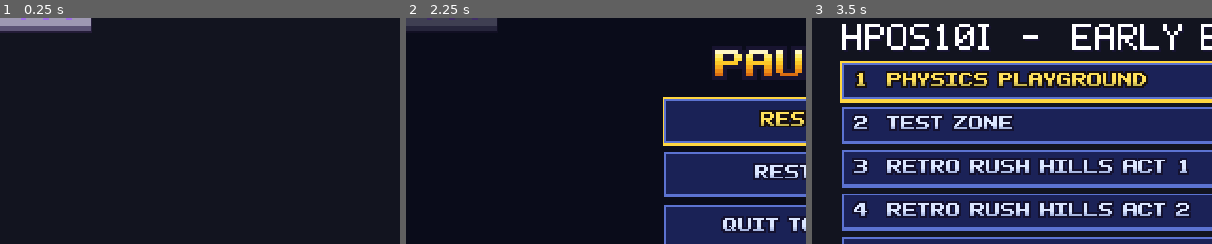
Above: before the commit, frames 1-3 (left to right).
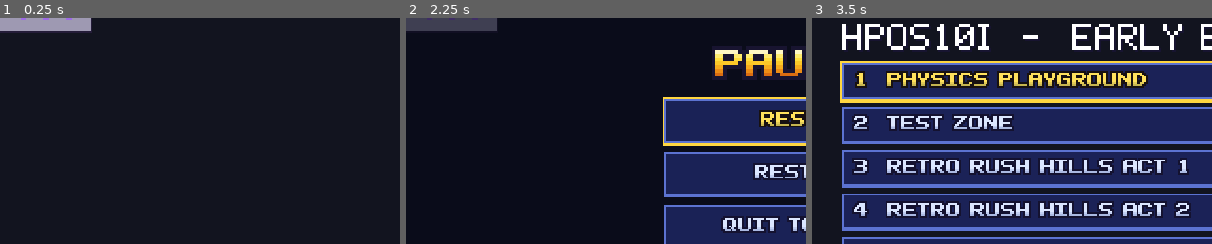
Above: after the commit, the same moments.

Repository: crrreatorrr/HPOS10I
Game: Godot game, scene res://levels/objects/z2/shifting_staircase.tscn
Same seed, same stepped clock (60 frames per second), same inputs: the game is played once before the commit and once after it. This scene is started directly instead of the project's main scene.
Inputs (mouse positions are % of the whole screen's width and height, from its top left):
- Up to frame 1 (0.25 s): no input
- Up to frame 2 (2.25 s): tap Enter (pause) at 0.5, 2 s; move the mouse to (72, 45) at 0.52 s; hold Right (move_right) 0.53-1.25 s; hold Z (jump) 0.53-1.25 s; click (72, 45) at 0.67 s; tap Space at 1.25 s; drag from (30, 55) to (45, 70) at 1.27 s; move the mouse to (60, 28) at 2.02 s; hold Right (move_right) from 2.03 s (still down); hold Z (jump) from 2.03 s (still down); tap P at 2.1 s
- Up to frame 3 (3.5 s): release Right (move_right) at 2.75 s; release Z (jump) at 2.75 s; click "RESTART" at 2.75 s
The pictures show only the part of the screen within x 0-50%, y 4-54%; the shares and areas given below are measured in that part.

The runs differ from the first frame. In frame 1, 0.5% of the frame differs, in the area x 0-23%, y 3-6%; in frame 2, 0.5%; in frame 3, nothing differs.

Commit message:
Levels: Dropper (T4) and the Wizard Academy lantern pill; pillar stairs
- dropper.gd (T4): hangs on a chain; shakes for a telegraph (sound,
  >= 0.35 s) when Sproto moves in under it, then drops; breaks on landing
  (no score) or to a jump or roll; never drops on a respawn underneath.
- lantern_pill (Zone 2 costume): purple/cream capsule in a gold cage.
- Shifting staircase: optional pillar steps (down to the first step's
  level) so nothing can get under a step; stone-course drawing.
- tests: lantern/dropper J10 checks (3 tests) and roster/ramp updates.

Co-Authored-By: Claude Opus 5.5 <noreply@anthropic.com>

Diff:
--- /dev/null
+++ b/levels/enemies/dropper.gd
@@ -0,0 +1,132 @@
+extends Enemy
+## Dropper pill robot (tier 4, docs/LEVELS.md): hangs upright from the ceiling
+## by a short chain. When Sproto moves in under it (within `trigger_width`,
+## and within `trigger_depth` below), it shakes and plays the telegraph sound
+## for at least 0.35 s, then the chain snaps and it drops straight down. It is
+## destroyed when it lands (no score), or by a jump or roll at any time.
+## Fair spawns: it never drops because Sproto (re)spawned under it. He must
+## move in from outside, and it ignores everyone for its first `arm_frames`.
+## Fall speed and telegraph scale with the local difficulty. Zone costumes
+## extend this script and draw their own look. The origin is the middle of the
+## capsule while it hangs.
+
+signal landed
+
+enum Mode { HANGING, SHAKING, FALLING }
+
+const HALF_LENGTH := 5.0
+const RADIUS := 7.0
+## Telegraph before the drop, seconds at difficulty 1.
+const TELEGRAPH := 0.5
+const DROP_MAX := 10.0
+
+@export var trigger_width := 56.0
+@export var trigger_depth := 320.0
+## Frames after it appears during which it can't be triggered.
+@export var arm_frames := 60
+## Length of the chain up to the ceiling, px (drawn only).
+@export var chain := 16.0
+
+var mode := Mode.HANGING
+var _age := 0
+var _timer := 0
+var _was_under := true
+
+
+func _enemy_physics(_delta: float) -> void:
+	queue_redraw()
+	_age += 1
+	match mode:
+		Mode.HANGING:
+			var under := _player_under()
+			if under and not _was_under and _age > arm_frames:
+				mode = Mode.SHAKING
+				_timer = telegraph_frames(TELEGRAPH)
+				play_telegraph()
+			_was_under = under
+		Mode.SHAKING:
+			_timer -= 1
+			if _timer <= 0:
+				mode = Mode.FALLING
+				fall_speed = 0.0
+		Mode.FALLING:
+			fall_speed = minf(fall_speed + GRAVITY * Difficulty.speed_mult(local_difficulty()), DROP_MAX)
+			var bottom := HALF_LENGTH + RADIUS
+			var floor_y := _floor_under(fall_speed + bottom + 1.0)
+			if floor_y != INF and floor_y - bottom <= global_position.y + fall_speed:
+				global_position.y = floor_y - bottom
+				landed.emit()
+				_break()
+				return
+			global_position.y += fall_speed
+
+
+## True when a live player is in the trigger zone below.
+func _player_under() -> bool:
+	for node in get_tree().get_nodes_in_group(&"player"):
+		var player := node as Player
+		if player == null or player.state == &"dead":
+			continue
+		var d := player.global_position - global_position
+		if absf(d.x) <= trigger_width / 2.0 and d.y > 0.0 and d.y <= trigger_depth:
+			return true
+	return false
+
+
+func _floor_under(reach: float) -> float:
+	var query := PhysicsRayQueryParameters2D.create(global_position, global_position + Vector2(0.0, reach), TERRAIN_MASK)
+	query.hit_from_inside = false
+	var hit := get_world_2d().direct_space_state.intersect_ray(query)
+	return INF if hit.is_empty() else (hit.position as Vector2).y
+
+
+## Breaks on landing: the pop without a score.
+func _break() -> void:
+	if not alive:
+		return
+	alive = false
+	Audio.play_sfx(&"enemy_pop")
+	_pop()
+	set_deferred(&"monitoring", false)
+	set_deferred(&"monitorable", false)
+	destroyed.emit()
+	hide()
+	queue_free()
+
+
+func is_telegraphing() -> bool:
+	return mode == Mode.SHAKING
+
+
+func is_falling() -> bool:
+	return mode == Mode.FALLING
+
+
+func _pop() -> void:
+	var colors := _palette()
+	LevelFx.pill_pop(get_parent(), global_position, Vector2.UP, HALF_LENGTH, RADIUS, colors[0], colors[2], PillArt.OUTLINE)
+
+
+## Body colours (PillArt palette); zone costumes override it.
+func _palette() -> Array:
+	return PillArt.BASIC
+
+
+func _shake() -> Vector2:
+	return Vector2(float(_timer % 2) * 2.0 - 1.0, 0.0) if mode == Mode.SHAKING else Vector2.ZERO
+
+
+func _draw() -> void:
+	var shake := _shake()
+	var top := -HALF_LENGTH - RADIUS
+	if mode != Mode.FALLING:
+		# The chain up to the ceiling.
+		var k := 0.0
+		while k < chain:
+			draw_rect(Rect2(Vector2(-1.5, top - k - 4.0) + shake * 0.5, Vector2(3.0, 4.0)), PillArt.OUTLINE)
+			draw_rect(Rect2(Vector2(-0.5, top - k - 3.0) + shake * 0.5, Vector2(1.0, 2.0)), PillArt.METAL)
+			k += 4.0
+	draw_set_transform(shake, -PI * 0.5, Vector2.ONE)
+	PillArt.draw_capsule(self, HALF_LENGTH, RADIUS, 1, _palette())
+	draw_set_transform(Vector2.ZERO)
+	PillArt.draw_visor(self, shake + Vector2(0.0, 2.0), 8.0, 2, false, mode == Mode.SHAKING and (_timer / 3) % 2 == 0)
--- /dev/null
+++ b/levels/enemies/dropper.tscn
@@ -0,0 +1,15 @@
+[gd_scene load_steps=3 format=3]
+
+[ext_resource type="Script" path="res://levels/enemies/dropper.gd" id="1_enemy"]
+
+[sub_resource type="RectangleShape2D" id="RectangleShape2D_hurtbox"]
+size = Vector2(16, 24)
+
+[node name="Dropper" type="Area2D"]
+collision_layer = 32
+collision_mask = 16
+script = ExtResource("1_enemy")
+tier = 4
+
+[node name="Hurtbox" type="CollisionShape2D" parent="."]
+shape = SubResource("RectangleShape2D_hurtbox")
--- /dev/null
+++ b/levels/enemies/z2/lantern_pill.gd
@@ -0,0 +1,28 @@
+extends "res://levels/enemies/dropper.gd"
+## Lantern pill (Wizard Academy, tier 4): the Dropper behaviour (hangs from
+## the ceiling, shakes when Sproto moves in under it, then drops) in the zone
+## costume: a purple and cream capsule in a little gold lantern cage that
+## glows warmer while it shakes.
+
+const ART := preload("res://levels/enemies/z2/spellbook_art.gd")
+const GLOW := Color(1.0, 0.78, 0.36, 0.35)
+
+
+func _palette() -> Array:
+	return PillArt.WIZARD
+
+
+func _draw() -> void:
+	var shake := _shake()
+	var glow_r := 13.0 + (2.0 if mode == Mode.SHAKING else 0.0)
+	draw_circle(shake, glow_r, GLOW)
+	super()
+	# The cage: a cap, a base and four bars, in gold.
+	var top := -HALF_LENGTH - RADIUS - 3.0
+	var bottom := HALF_LENGTH + RADIUS + 2.0
+	draw_rect(Rect2(shake + Vector2(-8.0, top - 1.0), Vector2(16.0, 3.0)), PillArt.OUTLINE)
+	draw_rect(Rect2(shake + Vector2(-7.0, top), Vector2(14.0, 1.0)), ART.GOLD)
+	draw_rect(Rect2(shake + Vector2(-8.0, bottom - 1.0), Vector2(16.0, 3.0)), PillArt.OUTLINE)
+	draw_rect(Rect2(shake + Vector2(-7.0, bottom), Vector2(14.0, 1.0)), ART.GOLD)
+	for x in [-9.0, 8.0]:
+		draw_line(shake + Vector2(x + 0.5, top + 1.0), shake + Vector2(x + 0.5, bottom), ART.GOLD, 1.0)
--- /dev/null
+++ b/levels/enemies/z2/lantern_pill.tscn
@@ -0,0 +1,15 @@
+[gd_scene load_steps=3 format=3]
+
+[ext_resource type="Script" path="res://levels/enemies/z2/lantern_pill.gd" id="1_enemy"]
+
+[sub_resource type="RectangleShape2D" id="RectangleShape2D_hurtbox"]
+size = Vector2(16, 24)
+
+[node name="LanternPill" type="Area2D"]
+collision_layer = 32
+collision_mask = 16
+script = ExtResource("1_enemy")
+tier = 4
+
+[node name="Hurtbox" type="CollisionShape2D" parent="."]
+shape = SubResource("RectangleShape2D_hurtbox")
--- a/levels/objects/z2/shifting_staircase.gd
+++ b/levels/objects/z2/shifting_staircase.gd
@@ -12,6 +12,10 @@
 ## never under 0.35 s. The hold between shifts scales with interval_mult.
 ## Steps never overlap or pinch each other: they move in step, in their own
 ## columns. Keep 39 px of headroom above the highest layout (the crush rule).
+## With `pillars`, each step is a stone pillar reaching down to the first
+## step's level (sunk into the floor in the lower layout), so nothing can get
+## under a step and be pinned when it comes down; draw it behind the terrain
+## (z_index -1) so the sunk part is hidden.
 ## The origin is the top-left corner of the first step.
 
 signal telegraphed
@@ -41,6 +45,8 @@
 @export var telegraph_seconds := 0.5
 ## Extra frames before the first cycle (to stagger several).
 @export var first_delay := 0
+## Steps are pillars down to the first step's level (see above).
+@export var pillars := false
 
 var phase := Phase.HOLD_A
 var _timer := 0
@@ -53,9 +59,9 @@
 	for i in steps:
 		var step := Step.new()
 		step.name = "Step%d" % (i + 1)
-		step.size = step_size
+		step.size = Vector2(step_size.x, step_size.y + (absf(rise.y) * i if pillars else 0.0))
 		step.position = _step_position(i, 0.0)
-		step.add_box(step_size)
+		step.add_box(step.size)
 		add_child(step)
 		_bodies.append(step)
 	_timer = -first_delay
@@ -145,13 +151,21 @@
 
 	func _draw() -> void:
 		draw_rect(Rect2(Vector2(-1.0, -1.0), size + Vector2(2.0, 2.0)), OUTLINE)
-		draw_rect(Rect2(Vector2.ZERO, size), STONE)
+		draw_rect(Rect2(Vector2.ZERO, size), STONE_DARK)
+		# The step's top slab, then a pillar of stone courses below it.
+		draw_rect(Rect2(0.0, 0.0, size.x, minf(16.0, size.y)), STONE)
 		draw_rect(Rect2(0.0, 0.0, size.x, 2.0), STONE_LIGHT)
-		draw_rect(Rect2(0.0, size.y - 3.0, size.x, 3.0), STONE_DARK)
+		var y := 16.0
+		var course := 0
+		while y < size.y:
+			draw_line(Vector2(0.0, y), Vector2(size.x, y), OUTLINE, 1.0)
+			var joint := size.x / 2.0 + (12.0 if course % 2 == 0 else -12.0)
+			draw_line(Vector2(joint, y), Vector2(joint, minf(y + 8.0, size.y)), OUTLINE, 1.0)
+			y += 8.0
+			course += 1
 		var rune := RUNE_GLOW if glow else RUNE
-		var y := size.y / 2.0
-		draw_line(Vector2(6.0, y), Vector2(size.x - 6.0, y), rune, 1.0)
+		draw_line(Vector2(6.0, 8.0), Vector2(size.x - 6.0, 8.0), rune, 1.0)
 		for x in [size.x * 0.25, size.x * 0.5, size.x * 0.75]:
-			draw_rect(Rect2(x - 1.5, y - 1.5, 3.0, 3.0), rune)
+			draw_rect(Rect2(x - 1.5, 6.5, 3.0, 3.0), rune)
 		if glow:
-			draw_rect(Rect2(Vector2(-2.0, -2.0), size + Vector2(4.0, 4.0)), Color(RUNE_GLOW, 0.5), false, 1.0)
+			draw_rect(Rect2(Vector2(-2.0, -2.0), Vector2(size.x + 4.0, minf(size.y, 16.0) + 4.0)), Color(RUNE_GLOW, 0.5), false, 1.0)
--- a/tests/levels/test_z2_enemies.gd
+++ b/tests/levels/test_z2_enemies.gd
@@ -2,13 +2,15 @@
 ## Wizard Academy pill robots (docs/LEVELS.md "Enemy tiers", docs/DESIGN.md
 ## costumes; QA checklist 04-zones section J): the spellbook pill (Floater,
 ## T2), the diving spellbook pill (Diver, T3) and the knight pill (Armored,
-## T3), on the generic diver.gd and armored.gd behaviours.
+## T3), the knight pill (Armored, T3) and the lantern pill (Dropper, T4), on
+## the generic diver.gd, armored.gd and dropper.gd behaviours.
 
 const W := preload("res://tests/levels/level_world.gd")
 const SPELLBOOK := "res://levels/enemies/z2/spellbook_pill.tscn"
 const DIVER := "res://levels/enemies/z2/spellbook_diver.tscn"
 const KNIGHT := "res://levels/enemies/z2/knight_pill.tscn"
-const GENERIC := ["res://levels/enemies/diver.tscn", "res://levels/enemies/armored.tscn"]
+const LANTERN := "res://levels/enemies/z2/lantern_pill.tscn"
+const GENERIC := ["res://levels/enemies/diver.tscn", "res://levels/enemies/armored.tscn", "res://levels/enemies/dropper.tscn"]
 
 const MIN_TELEGRAPH_FRAMES := 21
 const FEET := 19.0
@@ -67,9 +69,10 @@
 func test_zone_2_pills_are_on_the_roster() -> void:
 	_set_act("test_zone", 1)
 	var enemies := await _setup([[SPELLBOOK, Vector2(0, -80)], [DIVER, Vector2(200, -150)], [KNIGHT, Vector2(400, 0)],
-			[GENERIC[0], Vector2(600, -150)], [GENERIC[1], Vector2(800, 0)]])
+			[GENERIC[0], Vector2(600, -150)], [GENERIC[1], Vector2(800, 0)], [LANTERN, Vector2(1000, -150)],
+			[GENERIC[2], Vector2(1200, -150)]])
 	var tiers := enemies.map(func(e: Enemy) -> int: return e.tier)
-	assert_eq(tiers, [2, 3, 3, 3, 3], "spellbook T2; diver, knight and the generic diver/armored T3")
+	assert_eq(tiers, [2, 3, 3, 3, 3, 4, 4], "spellbook T2; diver, knight and the generic diver/armored T3; droppers T4")
 	for e in enemies:
 		assert_eq(e.collision_layer, Layers.ENEMIES, "%s on the enemies layer" % e.name)
 	await physics_frames(30)  # every costume draws without errors
@@ -271,11 +274,78 @@
 		await physics_frames(1)
 
 
+# --- Lantern pill (Dropper, T4) ----------------------------------------------------
+
+func test_lantern_drops_only_when_sproto_moves_under_it_after_a_telegraph() -> void:
+	_set_act("z4_neon_rush_remix", 2)
+	var lanterns := await _setup([[LANTERN, Vector2(0, -150), {arm_frames = 10}]], Vector2(-300, 0))
+	var lantern := lanterns[0]
+	await physics_frames(20)
+	await _stand(Vector2(60, 0))  # beside it, outside its trigger width
+	await physics_frames(30)
+	assert_true(lantern.get(&"mode") == 0, "ignores Sproto beside it")
+	var clock := [0]
+	var shook_at := [-1]
+	lantern.telegraphed.connect(func() -> void: shook_at[0] = clock[0])
+	var fell_at := -1
+	var y0 := lantern.global_position.y
+	player.respawn_at(Vector2(0, -FEET))
+	for i in 120:
+		await physics_frames(1)
+		clock[0] += 1
+		if _gone(lanterns[0]):
+			break
+		if lantern.call(&"is_telegraphing"):
+			assert_near(lantern.global_position.y, y0, 0.001, "hangs while shaking")
+		elif lantern.call(&"is_falling") and fell_at < 0:
+			fell_at = clock[0]
+		if hurts > 0:
+			break
+	assert_true(shook_at[0] >= 0 and fell_at - shook_at[0] >= MIN_TELEGRAPH_FRAMES,
+			"shakes %d frames before it drops (>= 0.35 s)" % (fell_at - shook_at[0]))
+	assert_eq(hurts, 1, "a standing Sproto under it is hit")
+
+
+func test_lantern_never_drops_on_a_respawn_underneath() -> void:
+	_set_act("test_zone", 1)
+	var lantern := (await _setup([[LANTERN, Vector2(0, -150), {arm_frames = 10}]], Vector2(0, 0)))[0]
+	await physics_frames(200)
+	assert_true(lantern.get(&"mode") == 0, "Sproto spawned under it: it waits")
+	await _stand(Vector2(200, 0))
+	await physics_frames(5)
+	await _stand(Vector2(10, 0))
+	var noticed := await W.wait_for(self, func() -> bool: return lantern.call(&"is_telegraphing"), 5)
+	assert_true(noticed >= 0, "it drops once he comes back under it")
+
+
+func test_lantern_breaks_on_landing_without_score_and_a_jump_destroys_it() -> void:
+	_set_act("test_zone", 1)
+	var lanterns := await _setup([[LANTERN, Vector2(0, -150), {arm_frames = 0}], [LANTERN, Vector2(400, -100), {arm_frames = 100000}]],
+			Vector2(-300, 0))
+	var landed := [false]
+	lanterns[0].connect(&"landed", func() -> void: landed[0] = true)
+	var score := GameState.score
+	await _stand(Vector2(0, 0))
+	await W.wait_for(self, func() -> bool: return lanterns[0].call(&"is_falling"), 60)
+	await _stand(Vector2(-200, 0))
+	await W.wait_for(self, func() -> bool: return _gone(lanterns[0]), 120)
+	assert_true(landed[0] and _gone(lanterns[0]), "breaks when it lands")
+	assert_eq(GameState.score, score, "no score for a landing")
+	# Jumping up into the second while it hangs.
+	await _stand(Vector2(400, 0))
+	press(&"jump")
+	await W.wait_for(self, func() -> bool: return _gone(lanterns[1]) or hurts > 0, 40)
+	release(&"jump")
+	assert_true(_gone(lanterns[1]), "a jump destroys it")
+	assert_eq(GameState.score, score + 100, "+100")
+	assert_eq(hurts, 0, "no hit taken")
+
+
 # --- In-act ramp ----------------------------------------------------------------------
 
 func test_zone_2_pills_are_livelier_in_the_finale() -> void:
 	_set_act("z1_retro_rush_hills", 2)
-	var scenes := [SPELLBOOK, DIVER, KNIGHT]
+	var scenes := [SPELLBOOK, DIVER, KNIGHT, LANTERN]
 	var placed := {}
 	await W.mini_level(self, Vector2(64, -19), 0.0, 2000.0, func(root: Node) -> void:
 		W.place(root, "res://levels/objects/goal_sign.tscn", Vector2(1864, 0))
Not shown, added: levels/enemies/dropper.gd.uid
Not shown, added: levels/enemies/z2/lantern_pill.gd.uid
